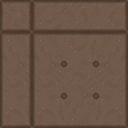
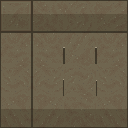
Layers edited between the first and the second 128×128 image:
added layer "light copy" (hard light) above "light" over [0, 0, 128, 128]
hid "light" over [0, 0, 128, 128]
hid "autumn" over [0, 0, 128, 128]
showed "spring" over [0, 0, 128, 128]
